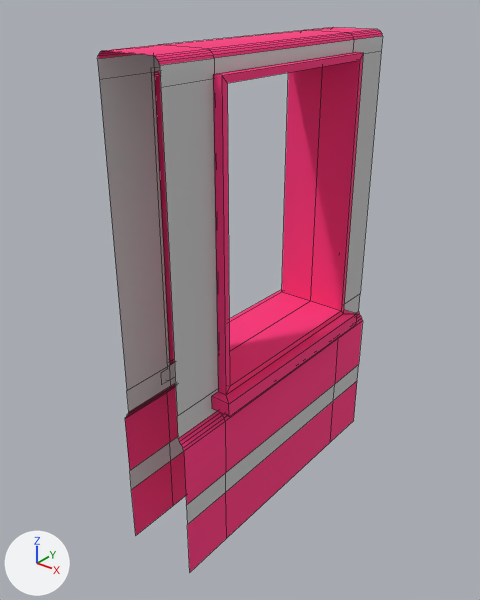
Renders of the FBX model Assets/02_ASSETS/Models/WallWindow_Model.FBX from each side of a commit.
Before and after are seen from a camera (50 mm lens) standing at (1.166, -1.559, 1.65) and looking at (-0.039, -0.053, 0.716). The axes (+X, +Y, +Z) are drawn at lower left. The lights are the same throughout. Mesh edges are drawn as thin lines. Where no turn or scale is listed for an object, it has been applied to the vertices. Vertices at the same position are counted once.

The first picture shows 'WallWindow_Model'.
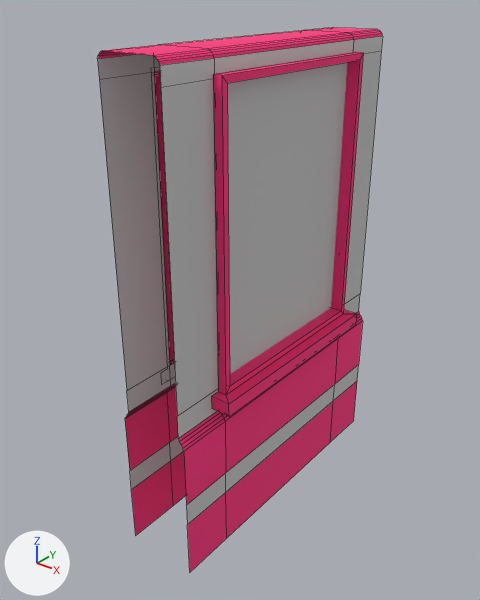
The newer file is also turned or shifted as a whole; pictures and numbers use the older file's frame.

Changed parts and their boxes (x1, y1, x2, y2) in the pictures (480 x 600 px):
part 1 of me_mesh, added
    after: (160, 62, 347, 374)

What the commit changed:
Material 'WindowWall_Material' (mat_windowwall_material) is new.
Its base color is (0.588, 0.588, 0.588) (light grey #cacaca).
Its roughness is 0.859.
me_mesh has 168 vertices, 125 faces and spans x -0.17..0.17, y -0.5..0.5, z 0.0..1.5.
me_mesh is used by ob_wallwindow_model.
Verts and faces of me_mesh; kept vertices keep their numbers, new ones are numbered from 168.
Part 1, on me_mesh:
New vertex 168 is at (0.09, -0.33, 0.58).
New vertex 169 is at (0.09, -0.33, 1.44).
New vertex 170 is at (-0.07, -0.33, 0.58), pixel (174, 368).
New vertex 171 is at (-0.07, -0.33, 1.44), pixel (159, 69).
New vertices 172 to 175 stand at vertices 168 to 171, in that order, plus (0.0, 0.66, 0.0).
New faces: (168, 172, 173, 169), (170, 171, 175, 174) (mat_windowwall_material (light grey #cacaca)).
me_mesh now uses material mat_windowwall_material (light grey #cacaca).
